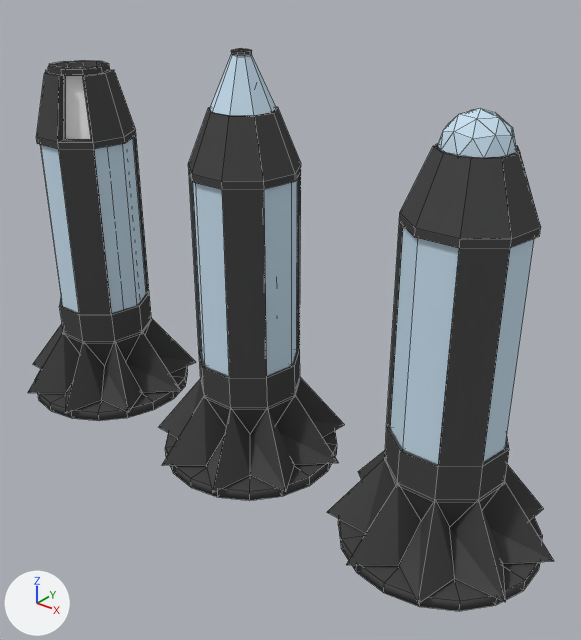
Before and after pictures for a commit that changed the Blender file Assets/Models/RoomObjects/Nuker/nuker_v2.blend.
One viewpoint serves both versions: a 50 mm lens placed at (3.13, -2.37, 2.21), pointed at (1.2, 0.05, 0.71). Every picture has the same lights, and +X, +Y and +Z are marked at lower left. The picture after the commit comes second. Mesh edges are drawn as thin lines.
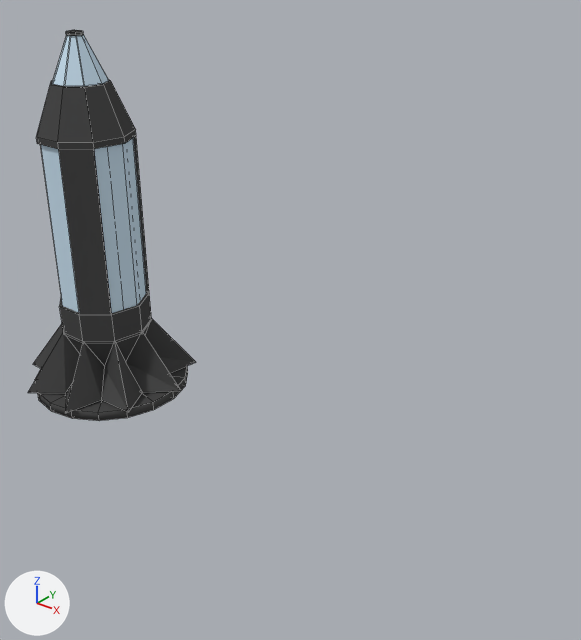
Commit message: Nuker model update as per CR - ghodium sphere to cone

Boxes (x1, y1, x2, y2) around the edits, measured in the pictures (581 x 640 px; the box of a moved part takes in the faces that stretch with it):
```json
{"object": "Circle.002", "change": "deleted", "before": [327, 109, 554, 611], "faces in mat_nuker_frame (dark grey #4b4b4b)": [327, 144, 554, 611], "faces in mat_nuker_glass (pale blue #cbe2f1)": [390, 109, 534, 464]}
{"object": "Circle.001", "change": "deleted", "before": [159, 48, 345, 500], "faces in mat_nuker_frame (dark grey #4b4b4b)": [159, 48, 345, 500], "faces in mat_nuker_glass (pale blue #cbe2f1)": [193, 54, 297, 376]}
{"object": "Circle", "change": "reshaped", "before": [28, 60, 196, 421], "after": [28, 30, 196, 413], "on screen": "6% taller"}
{"part": 1, "of": "me_circle", "change": "added", "after": [66, 30, 84, 36]}
{"part": 2, "of": "me_circle", "change": "added", "after": [52, 35, 109, 86], "on screen": "pale blue"}
{"part": 3, "of": "me_circle", "change": "deleted", "before": [48, 60, 110, 76]}
{"part": 4, "of": "me_circle", "change": "moved or reshaped", "before": [36, 67, 135, 142], "after": [36, 80, 135, 142]}
{"object": "Platform", "change": "unchanged, uncovered by the edit", "after": [35, 366, 188, 421]}
```

Edits to the scene script, one JSON object a line:
```json
{"block": "me_circle", "where": "# used by ob_circle; location = (0.0, 0.0, 0.0); scale = (0.405, 0.405, 0.405)"}
{"op": "remove", "block": "me_circle", "code": "me_circle.from_pydata(...)  # 287 vertices, 312 faces; spans x -1.11..1.11, y -1.06..1.12, z 0.0..4.08"}
{"op": "add", "block": "me_circle", "code": "me_circle.from_pydata(...)  # 258 vertices, 257 faces; spans x -1.11..1.11, y -1.06..1.12, z 0.15..4.45"}
{"block": "me_circle", "change": "me_circle part 1: a new loose piece of 38 vertices spanning x -0.1..0.09, y -0.09..0.09, z 4.39..4.45, in mat_nuker_frame (dark grey #4b4b4b)"}
{"block": "me_circle", "change": "me_circle part 2: a new loose piece of 18 vertices spanning x -0.32..0.32, y -0.31..0.32, z 3.89..4.41, in mat_nuker_glass (pale blue #cbe2f1)"}
{"block": "me_circle", "change": "me_circle part 3: the loose piece of 54 vertices spanning x -0.34..0.34, y -0.33..0.34, z 4.02..4.08 is deleted"}
{"block": "me_circle", "change": "me_circle part 4"}
{"block": "me_circle", "change": "42 vertices are removed from x -0.44..0.44, y -0.43..0.44, z 3.32..4.02"}
{"block": "me_circle", "change": "63 faces are deleted"}
{"block": "me_circle", "change": "6 vertices move from x -0.25..0.38, y -0.37..0.3, z 4.02 to x -0.22..0.34, y -0.33..0.26, z 3.9"}
{"block": "me_circle", "change": "31 vertices are added at x -0.34..0.3, y -0.33..0.34, z 3.86..3.9"}
{"block": "me_circle", "change": "45 new faces join them, mat_nuker_frame (dark grey #4b4b4b)"}
{"block": "me_circle", "change": "other edits to the shape of me_circle do not show in these pictures"}
{"op": "remove", "block": "ob_circle_001", "code": ["ob_circle_001 = bpy.data.objects.new('Circle.001', me_circle_001)", "ob_circle_001.location = (1.0, 0.0, 0.0)", "ob_circle_001.scale = (0.405, 0.405, 0.405)"]}
{"op": "remove", "block": "ob_circle_002", "code": ["ob_circle_002 = bpy.data.objects.new('Circle.002', me_circle_002)", "ob_circle_002.location = (2.0, 0.0, 0.0)", "ob_circle_002.scale = (0.405, 0.405, 0.405)"]}
```
